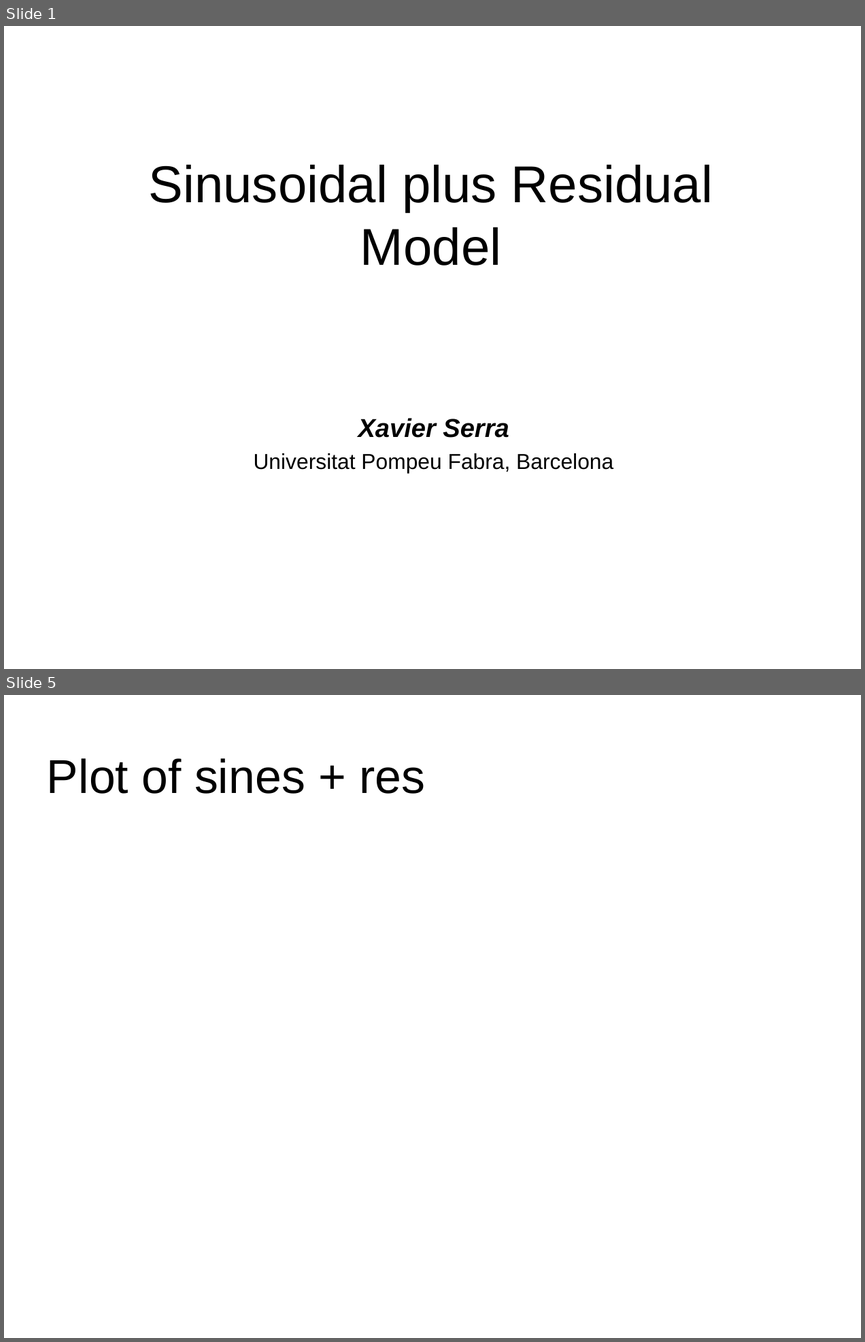
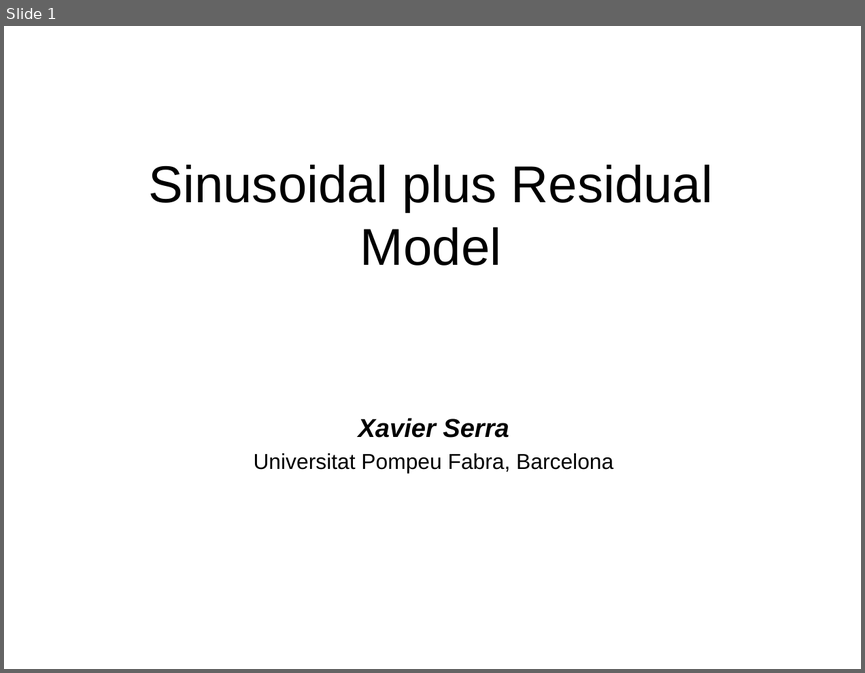
Before and after one commit to MTG/sms-tools, a slide deck: lectures/7-Sinusoidal-plus-residual-model/Sinusoidal-plus-residual-model.odp. Shown one above the other, each under a label of ours: slides 1 and 5 before the commit, slide 1 after it; the slides between them are not shown. The pictures are 865x1342 and 865x673 pixels, drawn with LibreOffice and Linux fonts; fonts in the diff are those of the drawing. Boxes give left, top, right and bottom in pixels: in the first picture for what was removed or moved away, otherwise in the second. Text is boxed around its words. In the diff, an @@ line names an element or a change of style, - is before the commit and + after.

```diff
--- a/lectures/7-Sinusoidal-plus-residual-model/Sinusoidal-plus-residual-model.odp
+++ b/lectures/7-Sinusoidal-plus-residual-model/Sinusoidal-plus-residual-model.odp
@@ slide 5 removed at <box>4,695,861,1338</box>, background #FFFFFF @@
@@ title removed at <box>47,758,426,794</box> @@
-Plot of sines + res
```
Also in this commit, not shown: 8 slides changed, 5 slides added, 1 other slide removed, 31 other files.
